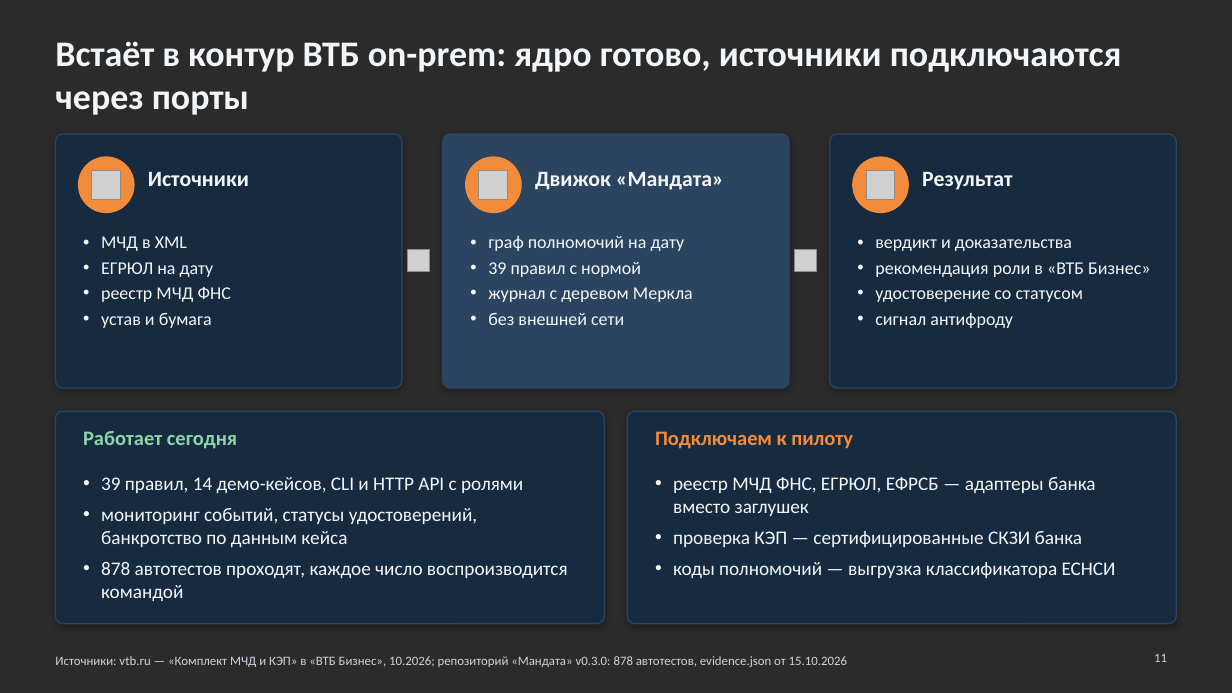
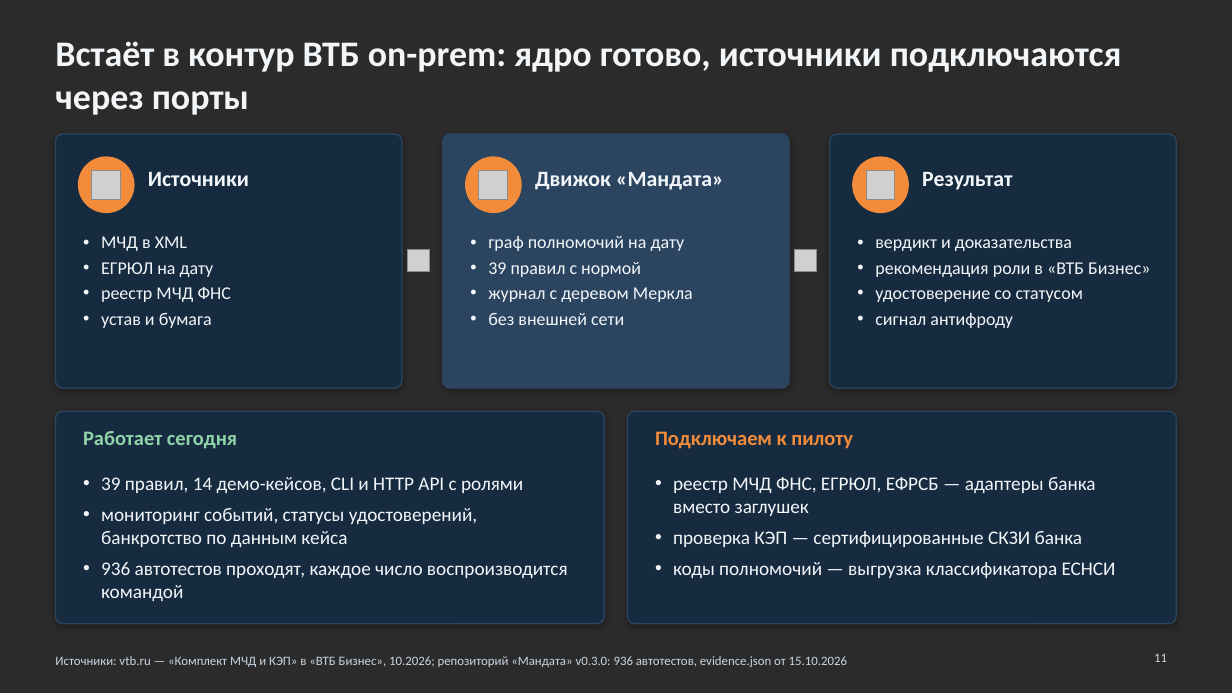
Before and after one commit to KonkovDV/Mandat, a slide deck: slide 11 of submission/slides/Mandat_VTB.pptx. Drawn at 1232x693 pixels with LibreOffice and Linux fonts; fonts in the diff are those of the drawing; grey boxes stand for pictures; background and template pictures are left out; a plain dark background stands for a picture behind light text. Boxes give left, top, right and bottom in pixels: in the first picture for what was removed or moved away, otherwise in the second. Text is boxed around its words. In the diff, an @@ line names an element or a change of style, - is before the commit and + after.

Commit message:
wip: evidence 936, deck

```diff
--- a/submission/slides/Mandat_VTB.pptx
+++ b/submission/slides/Mandat_VTB.pptx
@@ text at (x1=101, y1=562, x2=568, y2=601): text changed @@
-• 878 автотестов проходят, каждое число воспроизводится командой
+• 936 автотестов проходят, каждое число воспроизводится командой
@@ text at (x1=55, y1=656, x2=847, y2=667): text changed @@
-Источники: vtb.ru — «Комплект МЧД и КЭП» в «ВТБ Бизнес», 10.2026; репозиторий «Мандата» v0.3.0: 878 автотестов, evidence.json от 15.10.2026
+Источники: vtb.ru — «Комплект МЧД и КЭП» в «ВТБ Бизнес», 10.2026; репозиторий «Мандата» v0.3.0: 936 автотестов, evidence.json от 15.10.2026
```
Also in this commit, not shown: 2 other slides changed, 5 other files.
